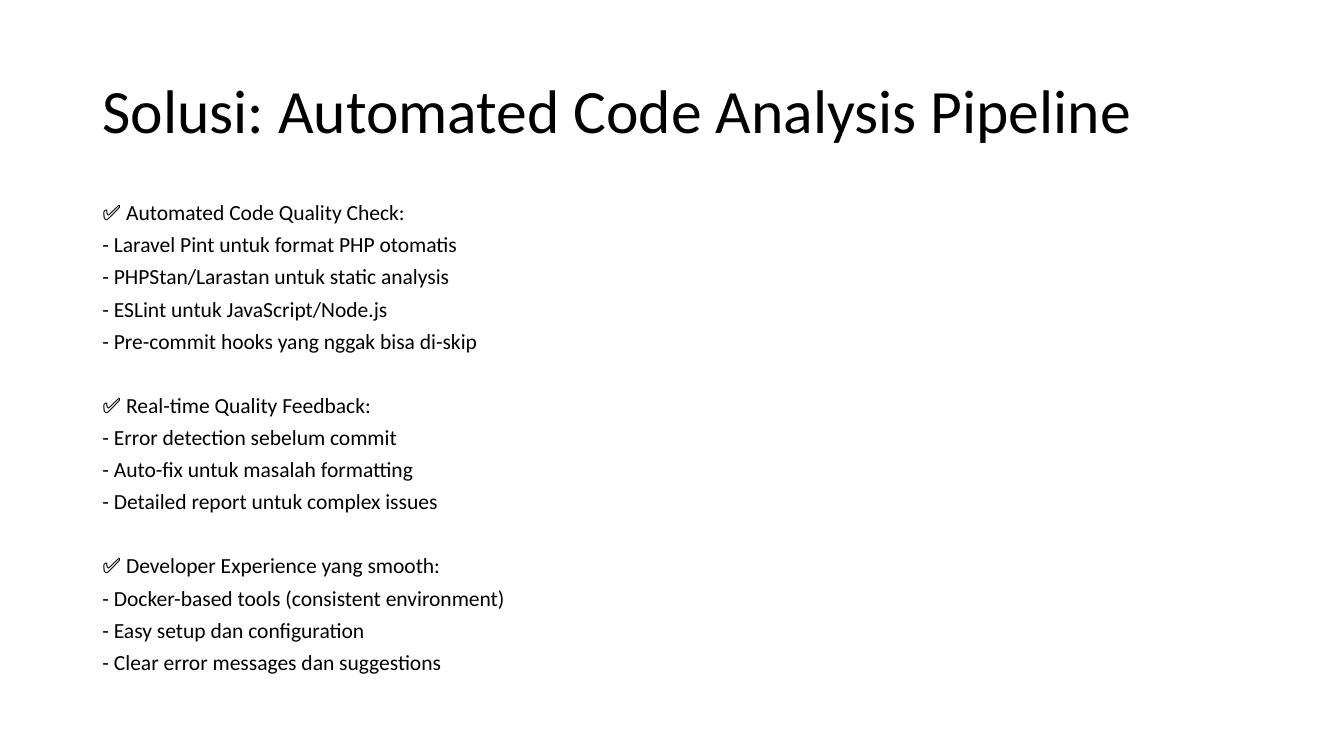
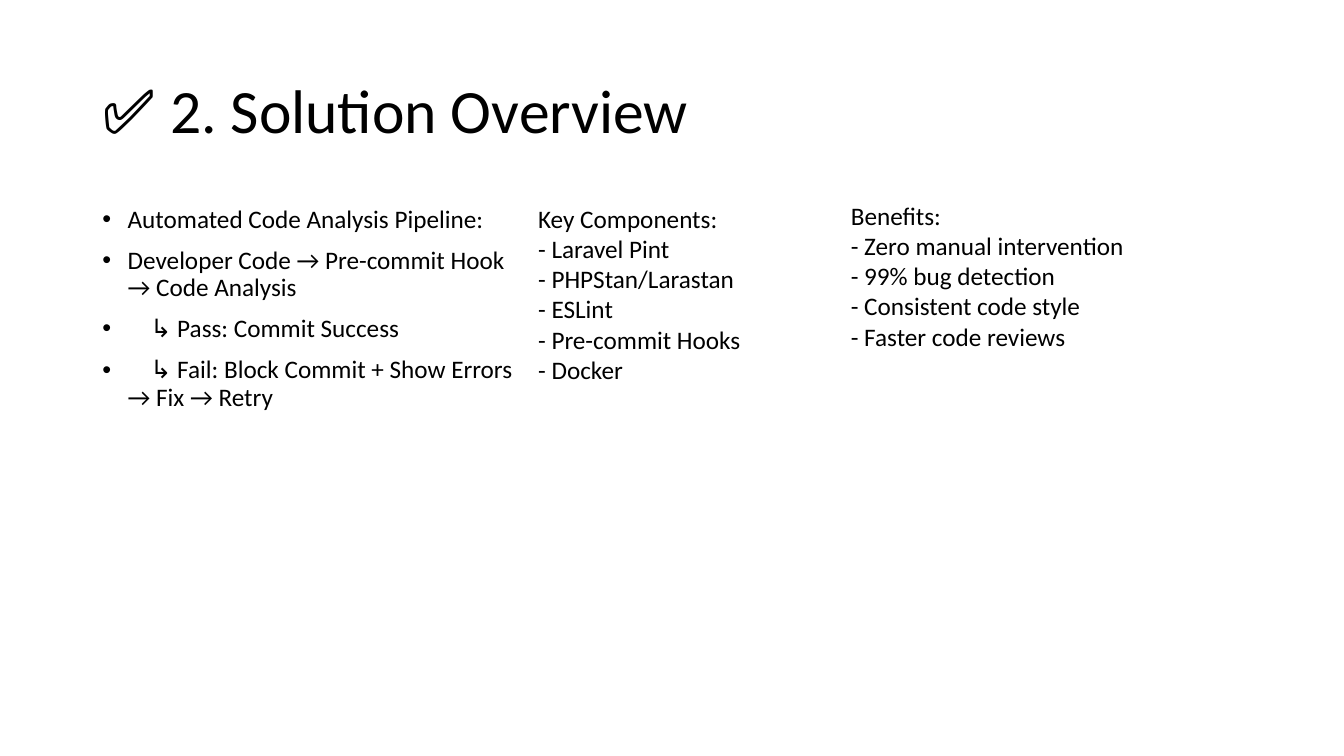
Before and after one commit to njulioiyoo/code-analysis-laravel-nodejs, a slide deck: slide 4 of slides/JNO - Sharing Session Code Analysis.pptx. Drawn at 1344x756 pixels with LibreOffice and Linux fonts; fonts in the diff are those of the drawing; background and template pictures are left out. Boxes give left, top, right and bottom in pixels: in the first picture for what was removed or moved away, otherwise in the second. Text is boxed around its words. In the diff, an @@ line names an element or a change of style, - is before the commit and + after.

```diff
--- a/slides/JNO - Sharing Session Code Analysis.pptx
+++ b/slides/JNO - Sharing Session Code Analysis.pptx
@@ title at bbox=[170, 90, 688, 134]: text changed @@
-Solusi: Automated Code Analysis Pipeline
+✅ 2. Solution Overview
@@ text added at bbox=[851, 207, 1124, 347], 18 pt, text #000000 @@
+Benefits:
+- Zero manual intervention
+- 99% bug detection
+- Consistent code style
+- Faster code reviews
@@ text at bbox=[128, 210, 512, 410]: text changed; size 15.4 to 18 pt @@
-✅ Automated Code Quality Check:
-- Laravel Pint untuk format PHP otomatis
-- PHPStan/Larastan untuk static analysis
-- ESLint untuk JavaScript/Node.js
-- Pre-commit hooks yang nggak bisa di-skip
-✅ Real-time Quality Feedback:
-- Error detection sebelum commit
-- Auto-fix untuk masalah formatting
-- Detailed report untuk complex issues
-✅ Developer Experience yang smooth:
-- Docker-based tools (consistent environment)
-- Easy setup dan configuration
-- Clear error messages dan suggestions
+• Automated Code Analysis Pipeline:
+• Developer Code → Pre-commit Hook → Code Analysis
+• ↳ Pass: Commit Success
+• ↳ Fail: Block Commit + Show Errors → Fix → Retry
@@ text added at bbox=[538, 211, 740, 379], 18 pt, text #000000 @@
+Key Components:
+- Laravel Pint
+- PHPStan/Larastan
+- ESLint
+- Pre-commit Hooks
+- Docker
```
Also in this commit, not shown: 3 other slides changed, 1 slide added, 1 slide removed, 8 other files.
